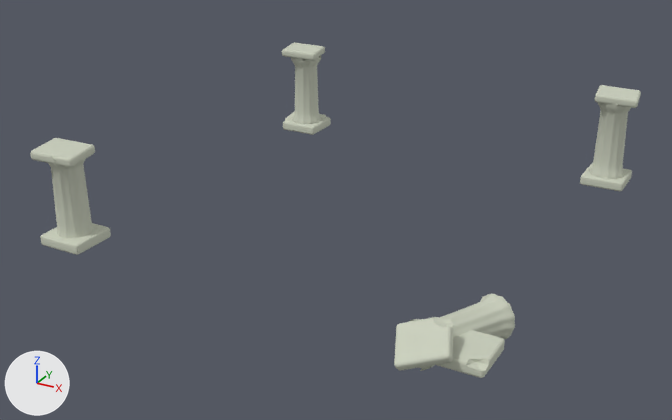
The glTF model web-3d/games/boop/public/prerender/boop-columns.glb as it was, and as the next commit left it.
Rendered twice from a 50 mm lens placed at (6.53, -12.83, 6.17), pointed at (-0.2, -0.59, 0.05). Arrows for +X, +Y and +Z are at lower left; the lights stay in place. The first picture is the older version. Where no turn or scale is listed for an object, it has been applied to the vertices.

Script lines for the objects in view, before the commit:
```python
ob_ancient_fractured_column = bpy.data.objects.new('Ancient fractured column', me_fluted_ruined_column_005)
ob_ancient_fractured_column.location = (2.86, -3.09, -0.06)
ob_ancient_fractured_column_002 = bpy.data.objects.new('Ancient fractured column.002', me_fluted_ruined_column_007)
ob_ancient_fractured_column_002.location = (-0.34, 1.43, -0.17)
ob_broken_capital = bpy.data.objects.new('Broken capital', me_cube_118)
ob_broken_capital.location = (2.76, -3.76, 0.13)
ob_broken_capital_001 = bpy.data.objects.new('Broken capital.001', me_cube_120)
ob_broken_capital_001.location = (-3.25, -3.41, 1.42)
ob_broken_capital_002 = bpy.data.objects.new('Broken capital.002', me_cube_122)
ob_broken_capital_002.location = (3.26, 3.34, 1.44)
ob_broken_capital_004 = bpy.data.objects.new('Broken capital.004', me_cube_038)
ob_broken_capital_004.location = (-3.12, 3.34, 1.47)
ob_buried_column_plinth_001 = bpy.data.objects.new('Buried column plinth.001', me_cube_119)
ob_buried_column_plinth_001.location = (-3.21, -3.4, 0.06)
ob_buried_column_plinth_002 = bpy.data.objects.new('Buried column plinth.002', me_cube_121)
ob_buried_column_plinth_002.location = (3.24, 3.34, -0.08)
ob_buried_column_plinth_004 = bpy.data.objects.new('Buried column plinth.004', me_cube_037)
ob_buried_column_plinth_004.location = (-3.09, 3.38, -0.08)
# also in view: 'Buried column plinth' at (3.18, -3.4, -0.05); 'Ancient fractured column.001' at (-3.21, -3.4, 0.74); 'Ancient fractured column.004' at (-3.09, 3.38, 0.7)
```
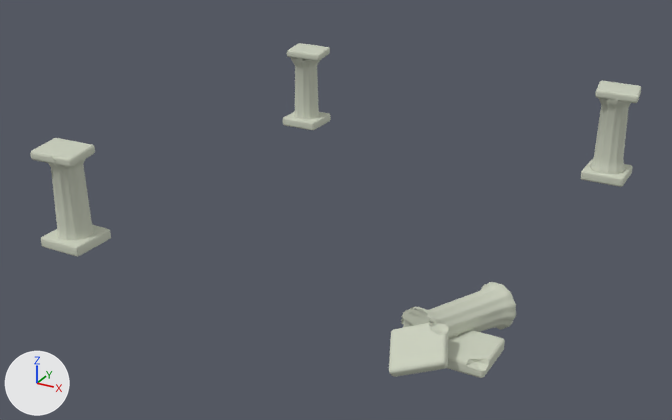
What differs and where, as boxes [x1, y1, x2, y2] in the pictures (672 x 420 px):
'Ancient fractured column', moved
    before: [408, 294, 515, 371]
    after: [400, 282, 516, 339]
'Broken capital', moved
    before: [394, 317, 453, 371]
    after: [389, 323, 448, 377]
'Ancient fractured column.002', moved
    before: [588, 103, 631, 179]
    after: [589, 97, 631, 174]
'Buried column plinth.001', moved
    before: [40, 223, 111, 255]
    after: [41, 225, 111, 257]
'Broken capital.002', moved
    before: [595, 85, 641, 108]
    after: [595, 80, 641, 103]
'Buried column plinth.002', moved
    before: [580, 163, 632, 191]
    after: [581, 159, 633, 187]
'Buried column plinth.004', moved
    before: [283, 117, 331, 135]
    after: [283, 112, 331, 130]
'Broken capital.004', moved
    before: [282, 42, 325, 61]
    after: [287, 43, 330, 61]

The change, as a list of edits to the scene's bpy script:
```text
Change ob_ancient_fractured_column:
    ob_ancient_fractured_column.location: (2.86, -3.09, -0.06) -> (2.86, -3.09, 0.12)
Change ob_ancient_fractured_column_002:
    ob_ancient_fractured_column_002.location: (-0.34, 1.43, -0.17) -> (-0.34, 1.43, -0.08)
Change ob_broken_capital:
    ob_broken_capital.location: (2.76, -3.76, 0.13) -> (2.76, -3.91, 0.13)
Change ob_broken_capital_002:
    ob_broken_capital_002.location: (3.26, 3.34, 1.44) -> (3.26, 3.34, 1.53)
Change ob_broken_capital_004:
    ob_broken_capital_004.location: (-3.12, 3.34, 1.47) -> (-3.0, 3.34, 1.47)
Change ob_buried_column_plinth_001:
    ob_buried_column_plinth_001.location: (-3.21, -3.4, 0.06) -> (-3.21, -3.4, 0.03)
Change ob_buried_column_plinth_002:
    ob_buried_column_plinth_002.location: (3.24, 3.34, -0.08) -> (3.24, 3.34, 0.01)
Change ob_buried_column_plinth_004:
    ob_buried_column_plinth_004.location: (-3.09, 3.38, -0.08) -> (-3.09, 3.38, 0.01)
```
